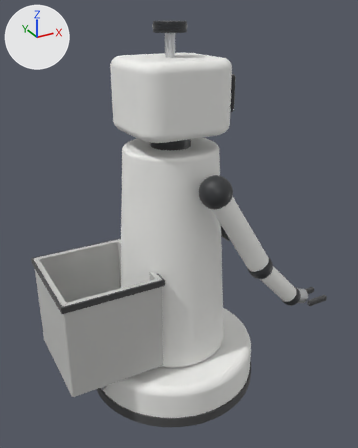
An edit to the glTF model app/api/cad/prebuilt/showcase_home_robot/model_v1.glb, drawn before and after from the same camera.
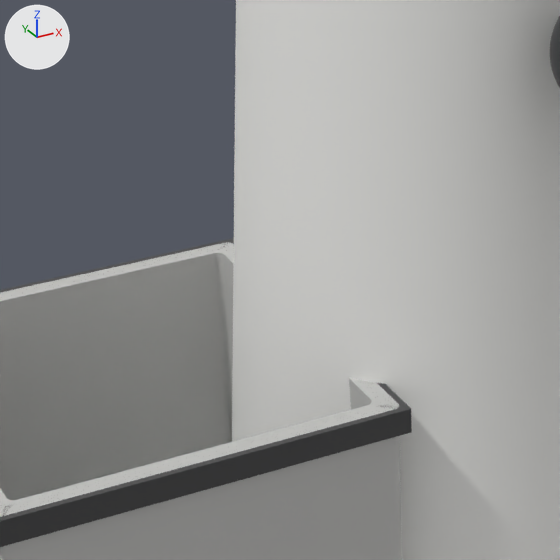
Old and new are each drawn whole from a 50 mm lens placed at (-0.559, -1.059, 1.043), pointed at (0.024, 0.001, 0.513) and again close up on the part from 18% to 56% of the width and 40% to 71% of the height. Every picture has the same lights, and +X, +Y and +Z are marked at upper left. The older version's two pictures come first. Where no turn or scale is listed for an object, it has been applied to the vertices.

The scene before the commit, as lines of its bpy script (objects in view):
```python
me_accent_1 = bpy.data.meshes.new('accent.1')
me_accent_1.from_pydata(...)  # 272 vertices, 540 faces; spans x -0.122..0.122, y -0.13..0.13, z -0.127..0.127
me_accent_1.materials.append(mat_lower_shell)  # light grey #c4c4c1
me_body_2 = bpy.data.meshes.new('body.2')
me_body_2.from_pydata(...)  # 2429 vertices, 4854 faces; spans x -0.149..0.149, y -0.149..0.149, z -0.282..0.282
me_body_2.materials.append(mat_moulded_body)  # white #f2f2ef
me_rubber_6 = bpy.data.meshes.new('rubber.6')
me_rubber_6.from_pydata(...)  # 16 vertices, 32 faces; spans x -0.126..0.126, y -0.134..0.134, z -0.008..0.008
me_rubber_6.materials.append(mat_tpe_rubber)  # dark grey #303032
ob_accent_1 = bpy.data.objects.new('accent.1', me_accent_1)
ob_accent_1.location = (-0.216, 0.0, 0.3145)
ob_body_2 = bpy.data.objects.new('body.2', me_body_2)
ob_body_2.location = (0.0001, 0.0, 0.4475)
ob_rubber_6 = bpy.data.objects.new('rubber.6', me_rubber_6)
ob_rubber_6.location = (-0.216, 0.0, 0.434)
```
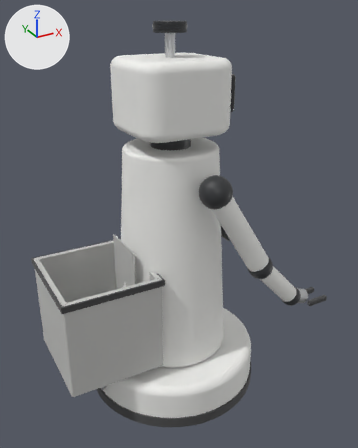
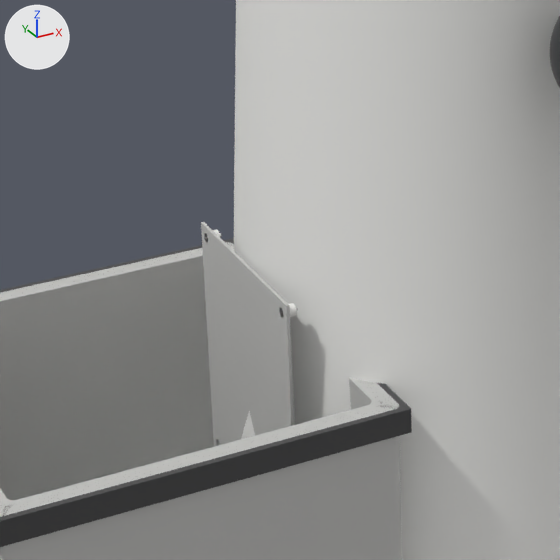
Where the change shows, as pixel boxes (x1, y1, x2, y2) in the close-ups (560 x 560 px):
'accent.152', added
    after: (201, 222, 294, 447)
'body.161', added
    after: (289, 303, 297, 317)
'body.155', added
    after: (213, 230, 220, 237)

The edits, one by one:
Mesh me_accent_152 is new.
It is a box spanning x -0.001..0.001, y -0.068..0.068, z -0.085..0.085.
It uses material mat_lower_shell (light grey #c4c4c1).
Mesh me_body_161 is new.
It has 64 vertices, 124 faces and spans x -0.10732..-0.10112, y -0.0635..-0.0555, z 0.1595..0.1675.
It uses material mat_moulded_body (white #f2f2ef).
Mesh me_body_155 is new.
It has 64 vertices, 124 faces and spans x -0.10732..-0.10112, y 0.0555..0.0635, z 0.1595..0.1675.
It uses material mat_moulded_body (white #f2f2ef).
Object 'accent.152' (ob_accent_152) is new; it shows me_accent_152.
Its location is (-0.1368, 0.0, 0.407).
Object 'body.161' (ob_body_161) is new; it shows me_body_161.
Its location is (-0.0285, 0.0, 0.3203).
Object 'body.155' (ob_body_155) is new; it shows me_body_155.
Its location is (-0.0285, 0.0, 0.3203).
